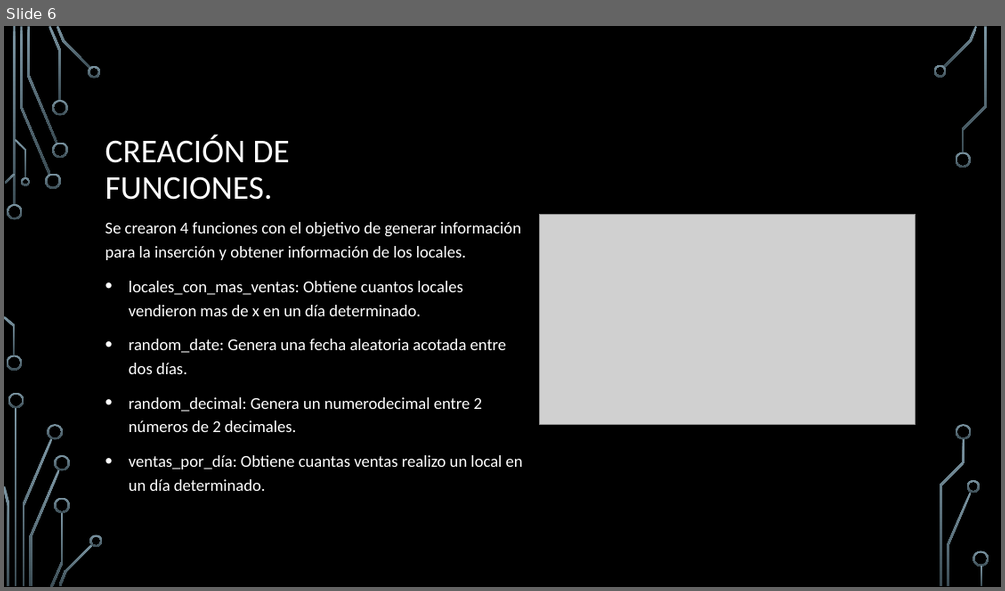
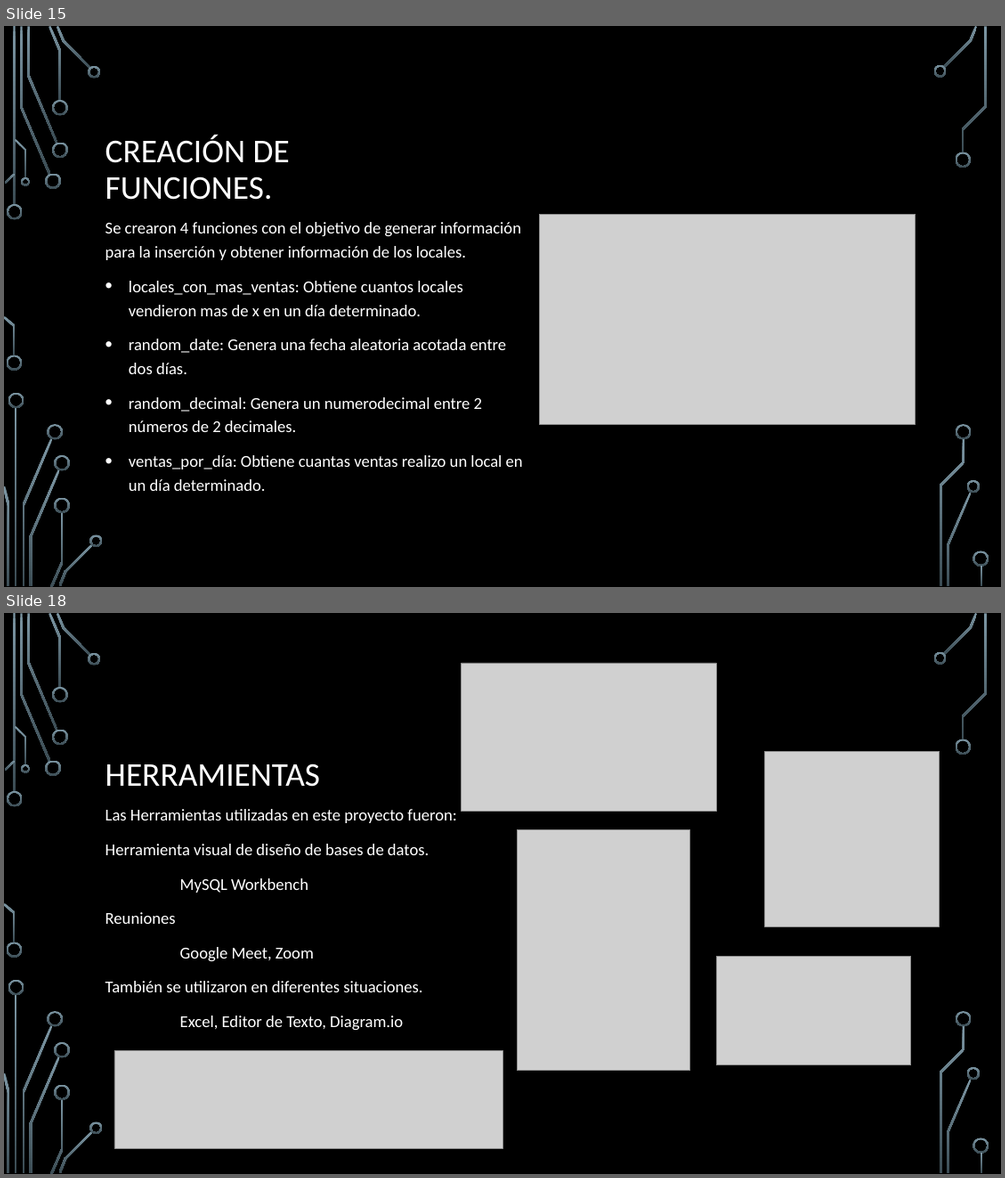
Before and after one commit to Fran2109/Curso_SQL_CoderHouse, a slide deck: Entrega Final/Informe Proyecto Casa de Sanitarios Francisco Agustin Filosi.pptx. Shown one above the other, each under a label of ours: slide 6 before the commit, slides 15 and 18 after it; the slides between them are not shown. The pictures are 1005x591 and 1005x1178 pixels, drawn with LibreOffice and Linux fonts; fonts in the diff are those of the drawing; grey boxes stand for pictures; background and template pictures are left out. Boxes give left, top, right and bottom in pixels: in the first picture for what was removed or moved away, otherwise in the second. Text is boxed around its words. In the diff, an @@ line names an element or a change of style, - is before the commit and + after.

```diff
--- a/Entrega Final/Informe Proyecto Casa de Sanitarios Francisco Agustin Filosi.pptx
+++ b/Entrega Final/Informe Proyecto Casa de Sanitarios Francisco Agustin Filosi.pptx
@@ slide 18 added at (x1=4, y1=613, x2=1001, y2=1174), background picture (left out); not listed: 36 template elements that a slide beside it also shows @@
@@ picture added at (x1=461, y1=663, x2=716, y2=811) @@
@@ title added at (x1=105, y1=763, x2=320, y2=787), 32 pt, text #FFFFFF @@
+HERRAMIENTAS
@@ picture added at (x1=764, y1=751, x2=939, y2=926) @@
@@ text added at (x1=105, y1=809, x2=456, y2=1030), 16 pt, text #FFFFFF @@
+Las Herramientas utilizadas en este proyecto fueron:
+Herramienta visual de diseño de bases de datos.
+MySQL Workbench
+Reuniones
+Google Meet, Zoom
+También se utilizaron en diferentes situaciones.
+Excel, Editor de Texto, Diagram.io
@@ picture added at (x1=517, y1=830, x2=690, y2=1070) @@
@@ picture added at (x1=716, y1=957, x2=910, y2=1065) @@
@@ picture added at (x1=114, y1=1051, x2=502, y2=1149) @@
@@ what was slide 6 is now slide 15 @@
```
Also in this commit, not shown: 1 slide changed, 13 other slides added, 1 slide removed, 6 other files.
